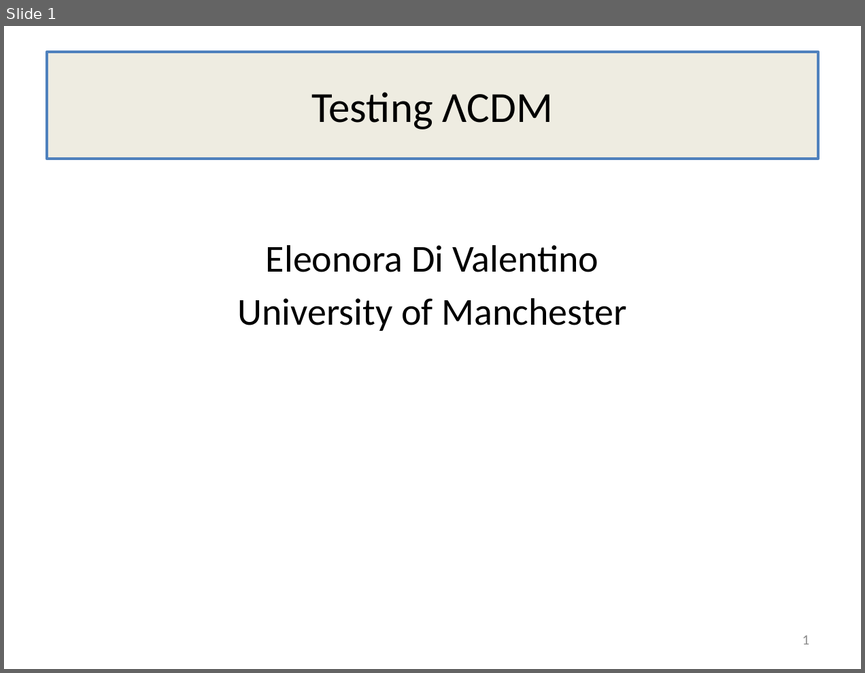
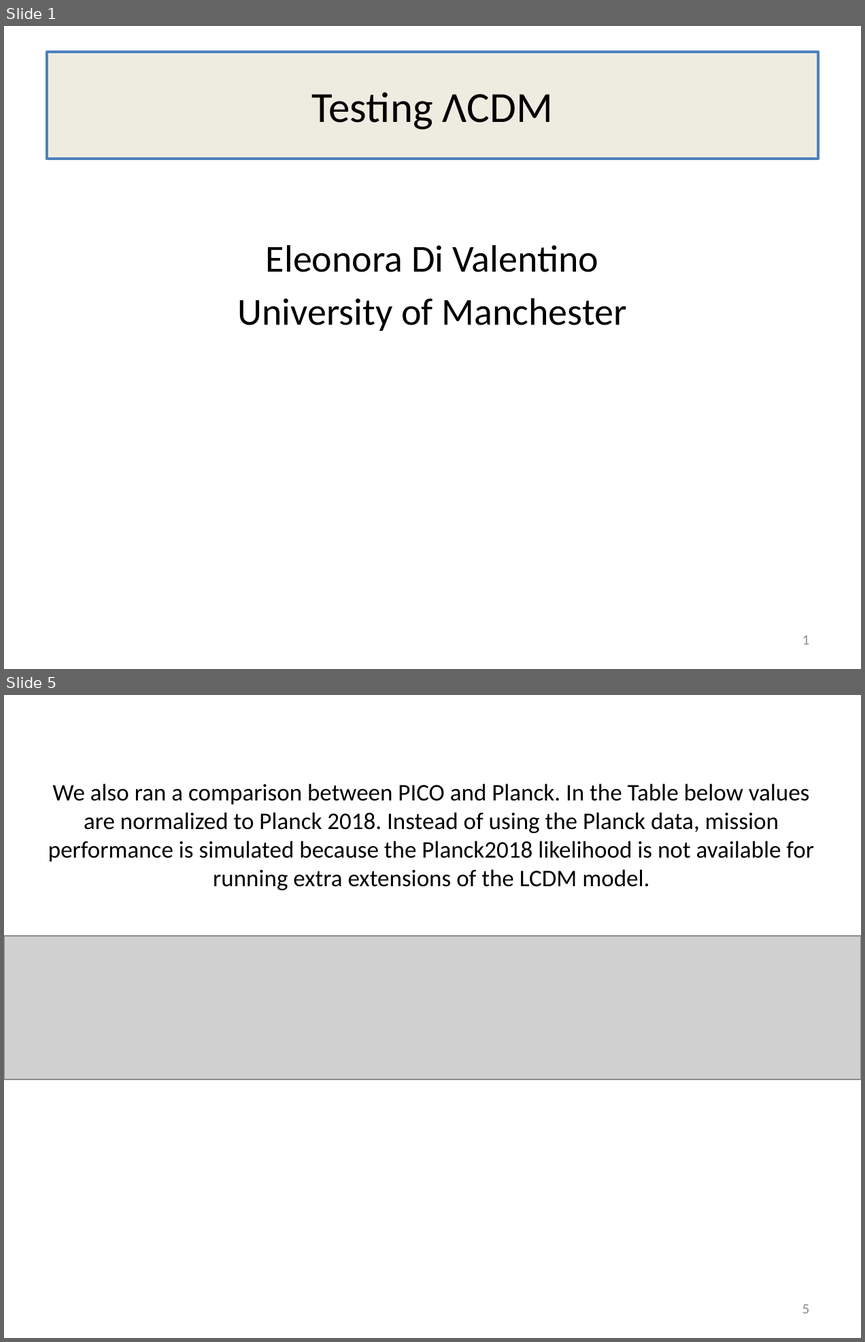
Before and after one commit to CMB-Probe/PICOReport, a slide deck: ReferenceDocuments/TestingLCDM.pptx. Shown one above the other, each under a label of ours: slide 1 before the commit, slides 1 and 5 after it; the slides between them are not shown. The pictures are 865x673 and 865x1342 pixels, drawn with LibreOffice and Linux fonts; fonts in the diff are those of the drawing; grey boxes stand for pictures. Boxes give left, top, right and bottom in pixels: in the first picture for what was removed or moved away, otherwise in the second. Text is boxed around its words. In the diff, an @@ line names an element or a change of style, - is before the commit and + after.

```diff
--- a/ReferenceDocuments/TestingLCDM.pptx
+++ b/ReferenceDocuments/TestingLCDM.pptx
@@ slide 5 added at (4, 695, 861, 1338), background #FFFFFF @@
@@ text added at (48, 783, 814, 890), 20 pt, text #000000 @@
+We also ran a comparison between PICO and Planck. In the Table below values are normalized to Planck 2018. Instead of using the Planck data, mission performance is simulated because the Planck2018 likelihood is not available for running extra extensions of the LCDM model.
@@ picture added at (4, 936, 861, 1079) @@
@@ page number added at (802, 1304, 810, 1313), 12 pt, text #8C8C8C @@
+5
```
Also in this commit, not shown: 2 slides changed, 3 other slides added, 4 other files.
